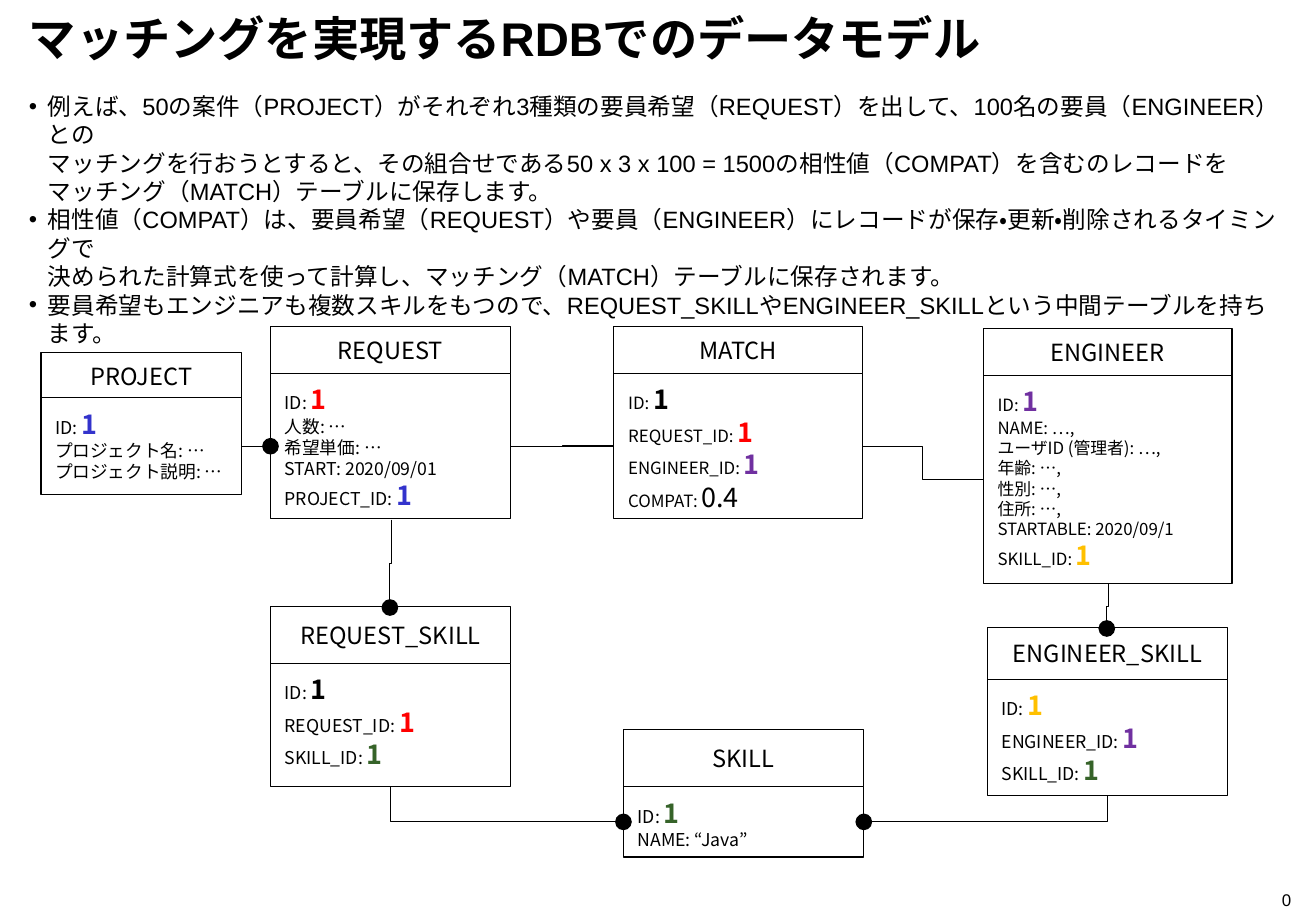
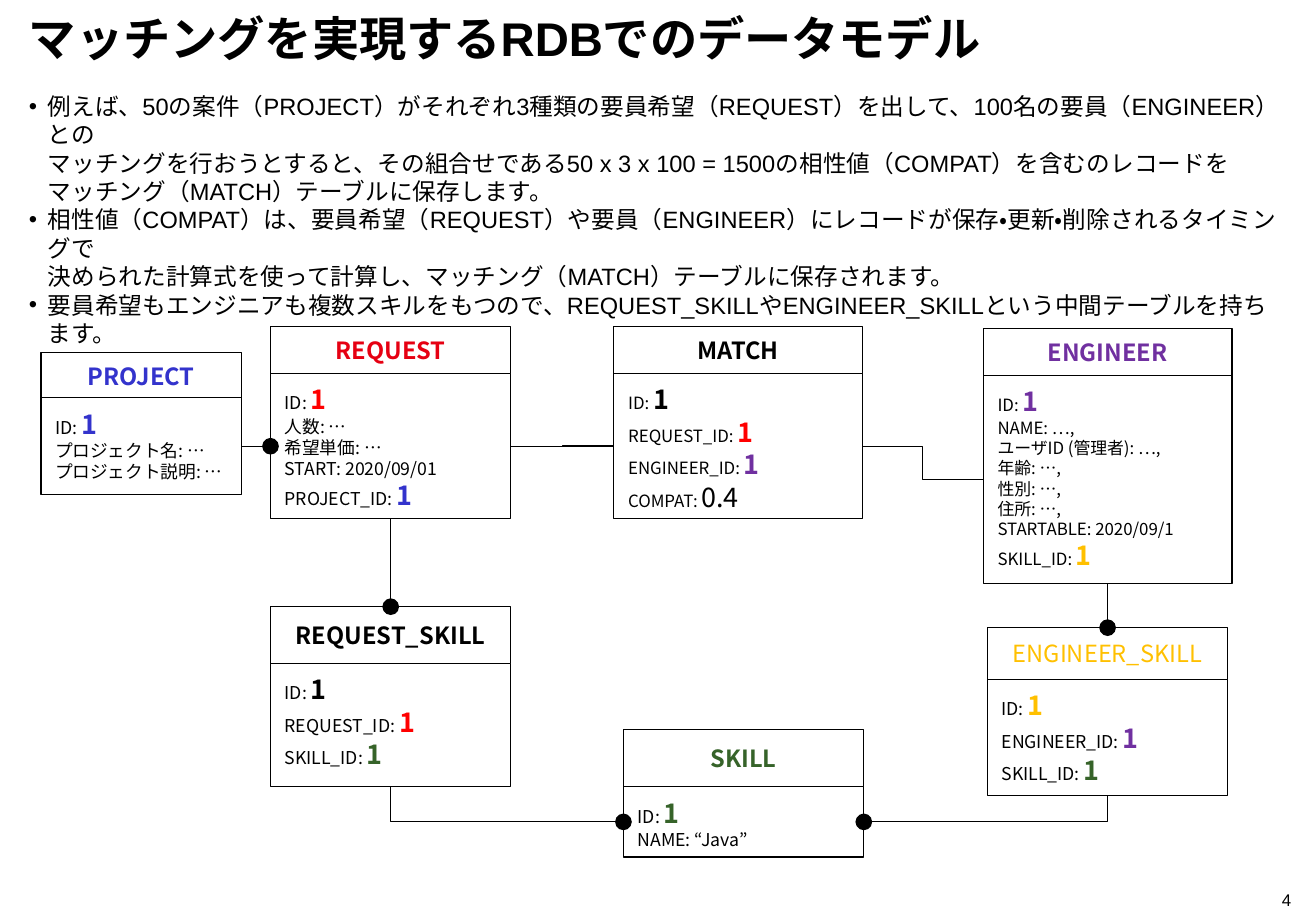
Before and after one commit to david3080/firestore, a slide deck: slide 5 of Matching.pptx (slide 1 before the commit). Drawn at 1316x911 pixels with LibreOffice and Linux fonts; fonts in the diff are those of the drawing. Boxes give left, top, right and bottom in pixels: in the first picture for what was removed or moved away, otherwise in the second. Text is boxed around its words. In the diff, an @@ line names an element or a change of style, - is before the commit and + after.

```diff
--- a/Matching.pptx
+++ b/Matching.pptx
@@ rectangle "REQUEST" at [271,327,512,374]: text colour #000000 to #E60012, bold on @@
@@ rectangle "MATCH" at [614,327,863,374]: bold on @@
@@ rectangle "ENGINEER" at [983,328,1232,375]: text colour #000000 to #7030A0, bold on @@
@@ rectangle "PROJECT" at [41,352,242,400]: text colour #000000 to #3333CC, bold on @@
@@ rectangle "REQUEST_SKILL" at [271,606,512,663]: bold on @@
@@ rectangle "ENGINEER_SKILL" at [988,628,1229,680]: text colour #000000 to #FFC000 @@
@@ rectangle "SKILL" at [623,730,864,787]: text colour #000000 to #366329, bold on @@
@@ page number at [1282,894,1291,906]: text changed @@
-0
+4
```
Also in this commit, not shown: 5 slides added.
